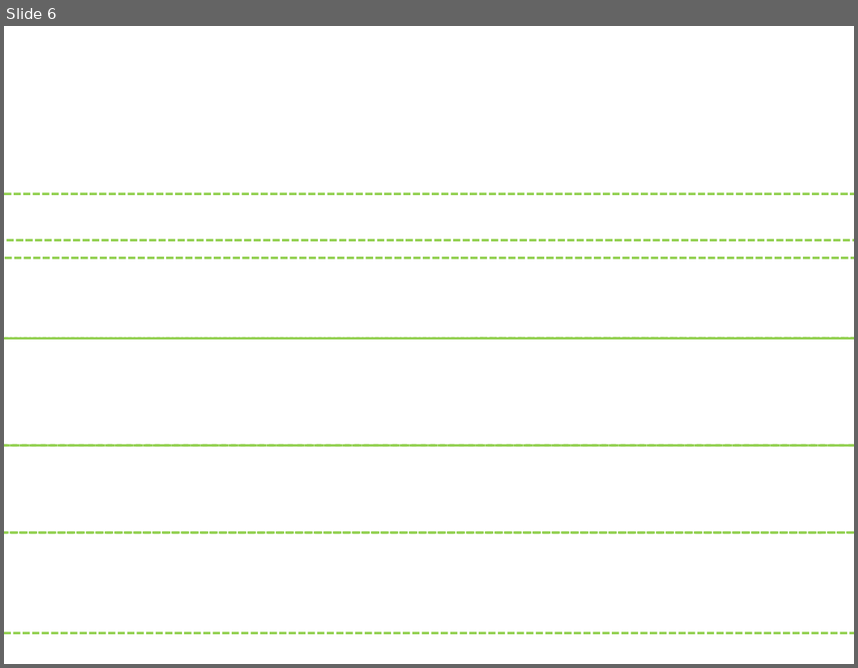
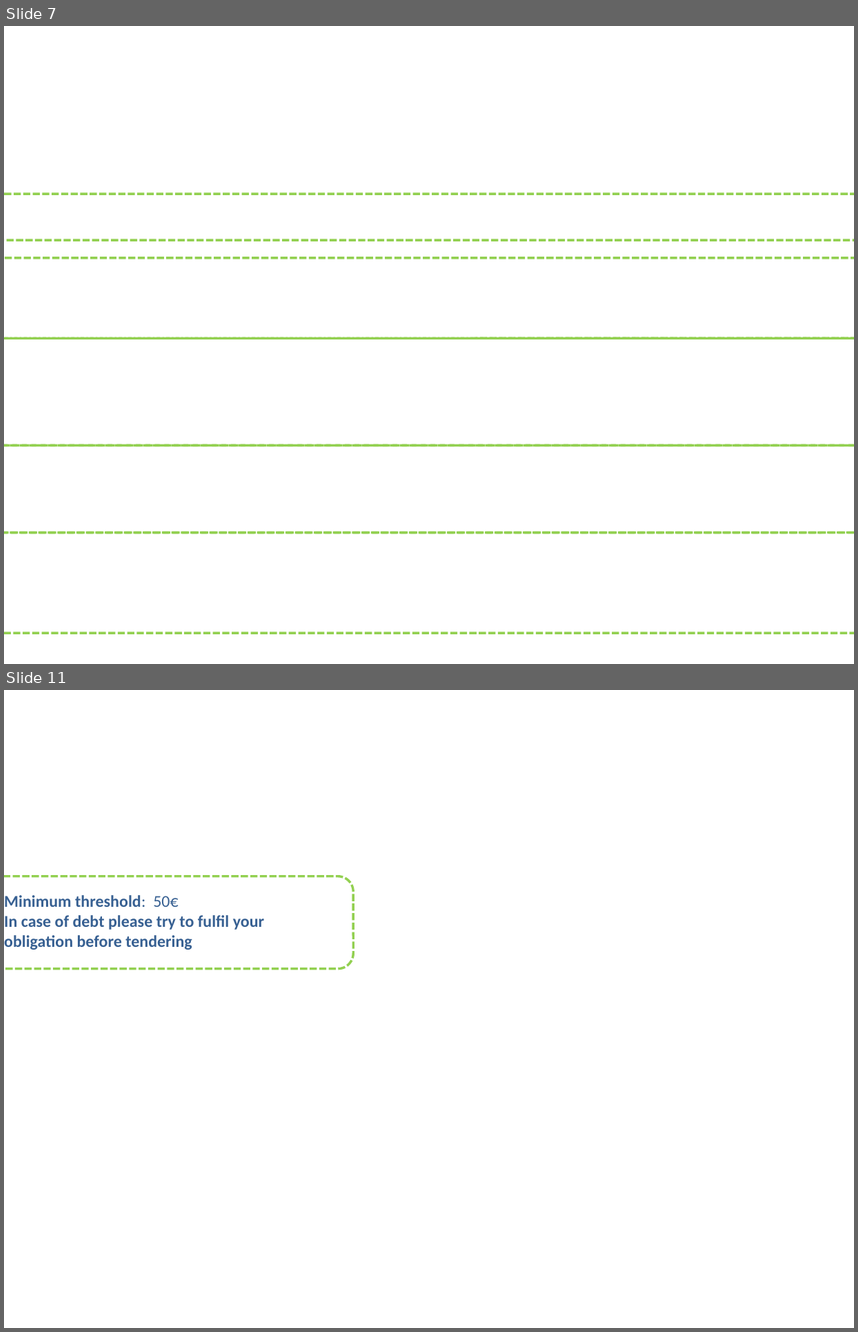
Before and after one commit to OP-TED/ESPD-EDM, a slide deck: docs/src/main/asciidoc/dist/art/rsrcs.pptx. Shown one above the other, each under a label of ours: slide 6 before the commit, slides 7 and 11 after it; the slides between them are not shown. The pictures are 858x668 and 858x1332 pixels, drawn with LibreOffice and Linux fonts; fonts in the diff are those of the drawing; background and template pictures are left out. Boxes give left, top, right and bottom in pixels: in the first picture for what was removed or moved away, otherwise in the second. Text is boxed around its words. In the diff, an @@ line names an element or a change of style, - is before the commit and + after.

```diff
--- a/docs/src/main/asciidoc/dist/art/rsrcs.pptx
+++ b/docs/src/main/asciidoc/dist/art/rsrcs.pptx
@@ slide 11 added at (x1=4, y1=690, x2=854, y2=1328), background picture (left out) @@
@@ text added at (x1=4, y1=895, x2=264, y2=949), 14 pt, text #376092, bold @@
+Minimum threshold: 50€
+In case of debt please try to fulfil your obligation before tendering
@@ rounded rectangle added at (x1=4, y1=876, x2=353, y2=969), outline #92D050 2 pt dashed @@
@@ what was slide 6 is now slide 7 @@
```
Also in this commit, not shown: 2 slides changed, 2 other slides added, 10 other files.
